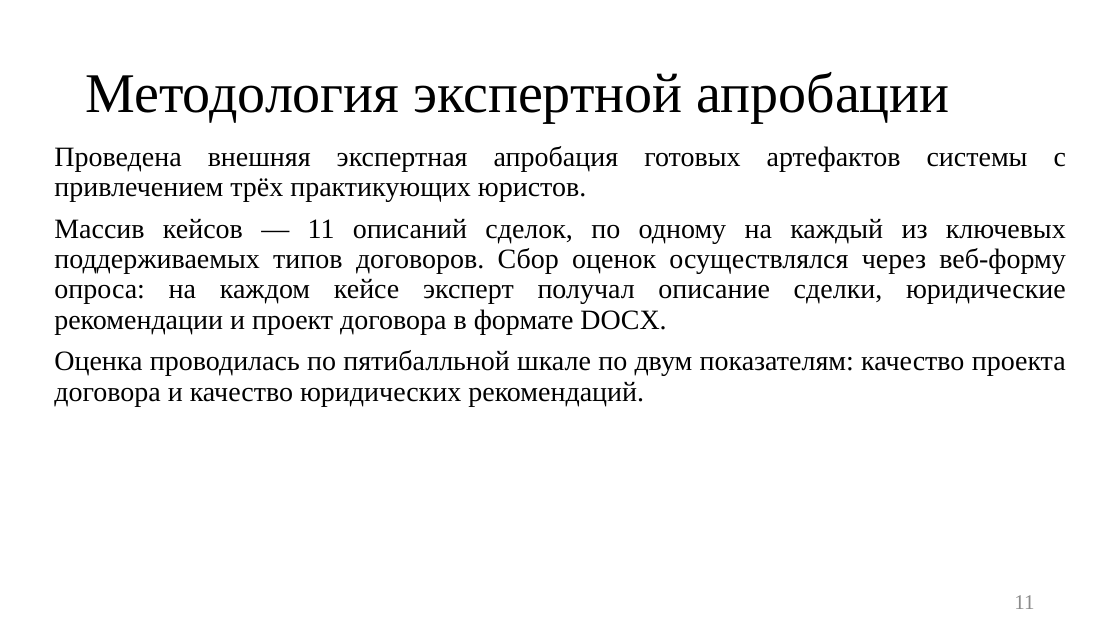
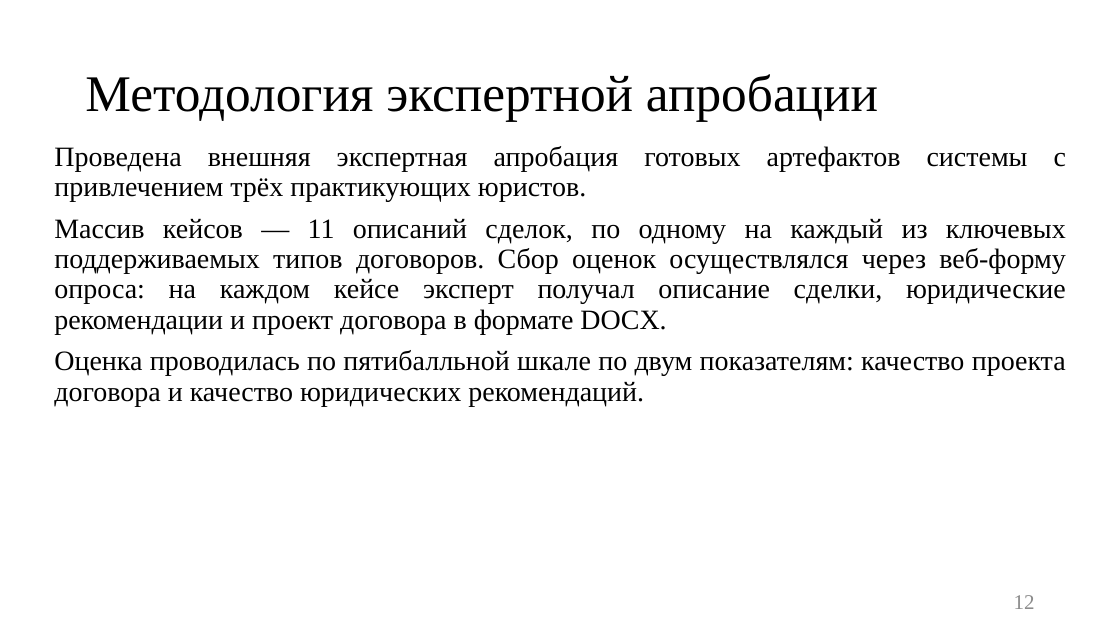
Before and after one commit to mrcirniko/vkr-tsirulev-nv, a slide deck: slide 12 of Презентация_к_ВКР_ЦирулевНВ_М8О-408Б-22.pptx (slide 11 before the commit). Drawn at 1120x630 pixels with LibreOffice and Linux fonts; fonts in the diff are those of the drawing. Boxes give left, top, right and bottom in pixels: in the first picture for what was removed or moved away, otherwise in the second. Text is boxed around its words. In the diff, an @@ line names an element or a change of style, - is before the commit and + after.

```diff
--- a/Презентация_к_ВКР_ЦирулевНВ_М8О-408Б-22.pptx
+++ b/Презентация_к_ВКР_ЦирулевНВ_М8О-408Б-22.pptx
@@ title "Методология экспертной апробации" at box(85, 74, 878, 121): size 48 to 44 pt @@
@@ page number at box(1014, 595, 1035, 609): text changed @@
-11
+12
```
Also in this commit, not shown: 6 other slides changed, 1 slide added.
